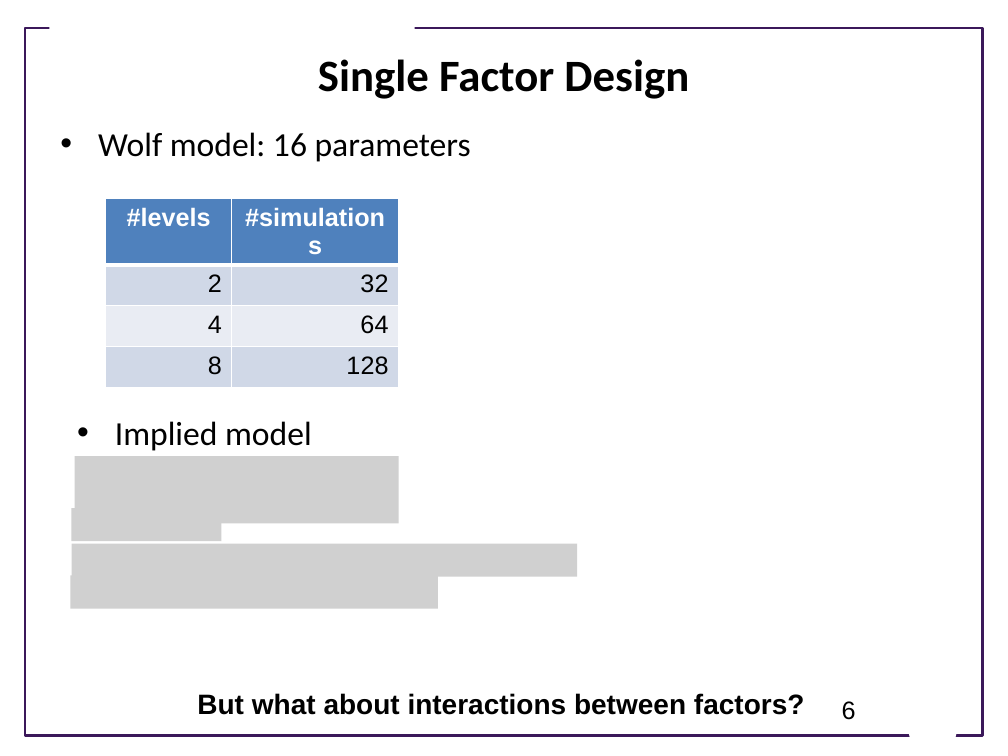
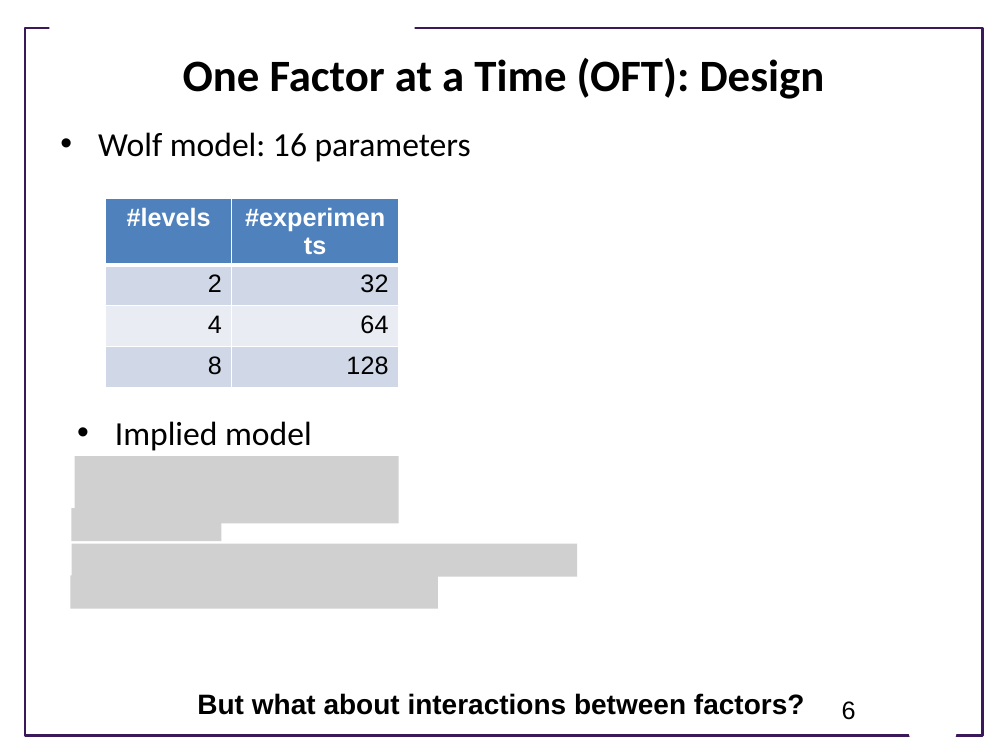
Before and after one commit to ModelEngineering/advancing-biomedical-models, a slide deck: slide 6 of lecture_5/5_design_of_experiments.pptx. Drawn at 1008x756 pixels with LibreOffice and Linux fonts; fonts in the diff are those of the drawing; grey boxes stand for pictures; background and template pictures are left out. Boxes give left, top, right and bottom in pixels: in the first picture for what was removed or moved away, otherwise in the second. Text is boxed around its words. In the diff, an @@ line names an element or a change of style, - is before the commit and + after.

```diff
--- a/lecture_5/5_design_of_experiments.pptx
+++ b/lecture_5/5_design_of_experiments.pptx
@@ title at bbox=[183, 58, 825, 99]: text changed @@
-Single Factor Design
+One Factor at a Time (OFT): Design
@@ table at bbox=[106, 199, 398, 379] @@
-row 1, column 2: #simulations
+row 1, column 2: #experiments
```
Also in this commit, not shown: 6 other slides changed.
